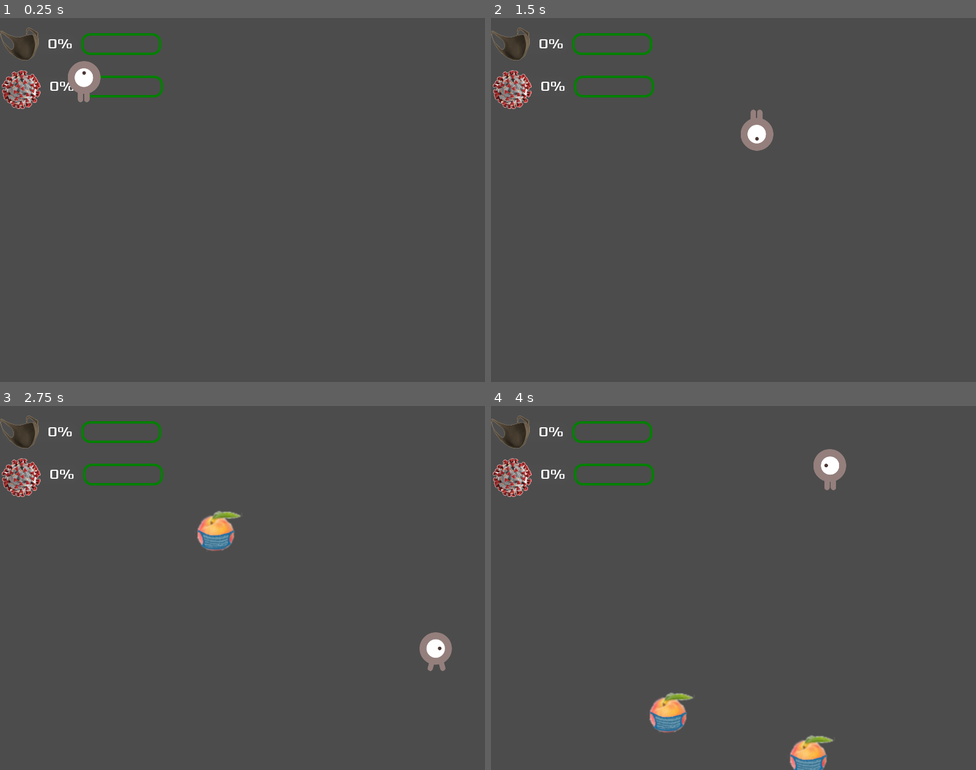
Above: before the commit, frames 1-4 (two rows, left to right).
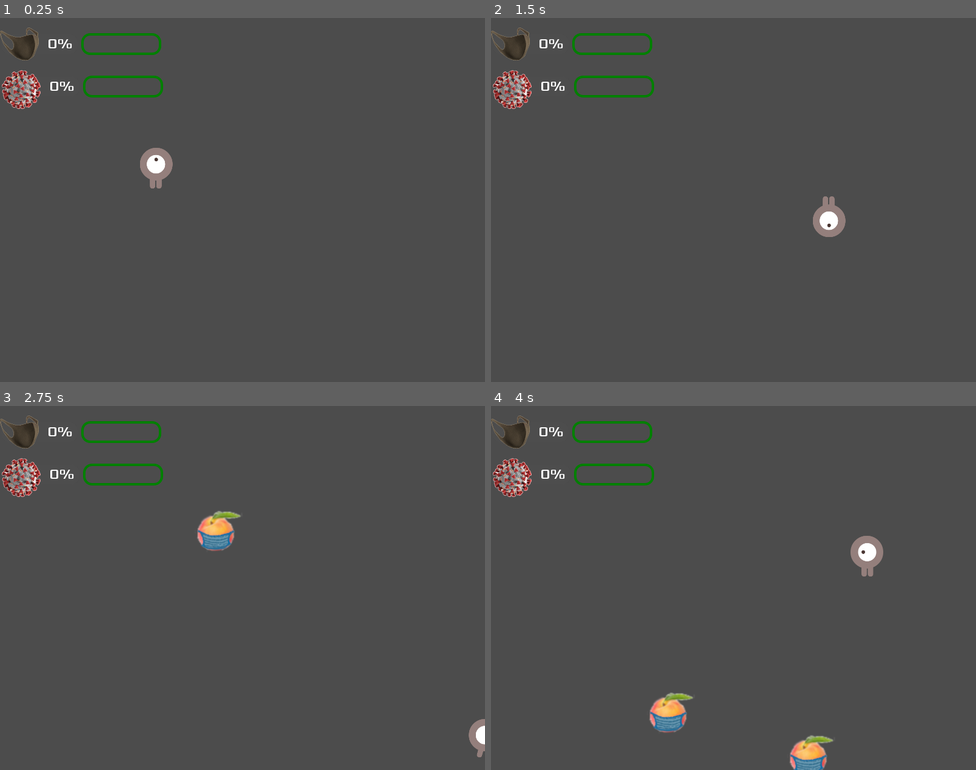
Above: after the commit, the same moments.

Repository: jwackito/dodgethecovid
Game: Godot game, scene res://scenes/LevelOne.tscn
Two runs of this game, one before a commit and one after it. Both use one fixed random seed, a clock stepped at 60 frames per second and the inputs below.
Inputs:
- Up to frame 1 (0.25 s): no input
- Up to frame 2 (1.5 s): tap Enter at 0.5 s; hold Right (ui_right) 0.53-1.28 s; hold Down (ui_down) from 1.28 s (still down)
- Up to frame 3 (2.75 s): release Down (ui_down) at 2.03 s; hold Right (ui_right) from 2.03 s (still down)
- Up to frame 4 (4 s): release Right (ui_right) at 2.78 s; hold Up (ui_up) 2.78-3.53 s; hold Left (ui_left) from 3.53 s (still down)

The runs differ from the first frame. In frame 1, 1.1% of the frame differs, in the area x 14-36%, y 11-47%; in frame 2, 1.1%; in frame 3, 0.8%; in frame 4, 1.1%, in the area x 66-81%, y 11-47%.

Commit message:
Moved player to another star position

Diff:
--- a/Dodge The Creeps/scenes/LevelOne.tscn
+++ b/Dodge The Creeps/scenes/LevelOne.tscn
@@ -23,7 +23,7 @@
 [node name="Interface" parent="." instance=ExtResource( 3 )]
 
 [node name="Player" parent="." instance=ExtResource( 4 )]
-position = Vector2( 138.79, 104.887 )
+position = Vector2( 257.711, 247.592 )
 
 [node name="SpawnEnemyTimer" type="Timer" parent="."]
 wait_time = 2.0
